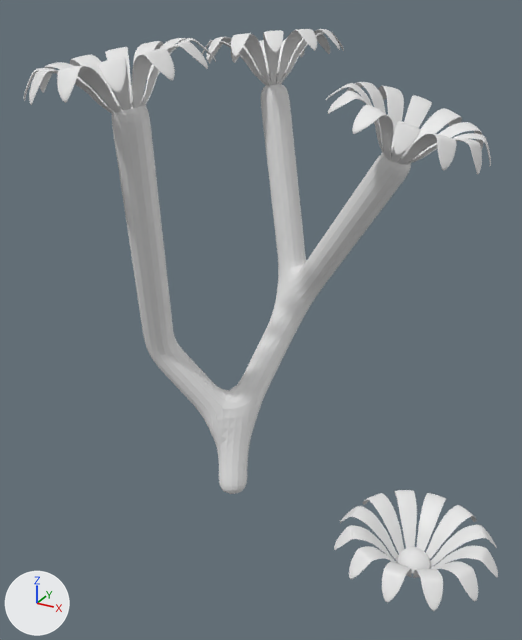
An edit to the Blender file 3d Models/Flower1.blend, drawn before and after from the same camera.
Both versions are drawn from a 50 mm lens placed at (4.97, -8.1, 7.21), pointed at (0.21, 0.55, 2.88). Every picture has the same lights, and +X, +Y and +Z are marked at lower left.

Objects in the first picture: 'Petal', 'Petal.001', 'Petal.002', 'Petal.003', 'Stalks'.
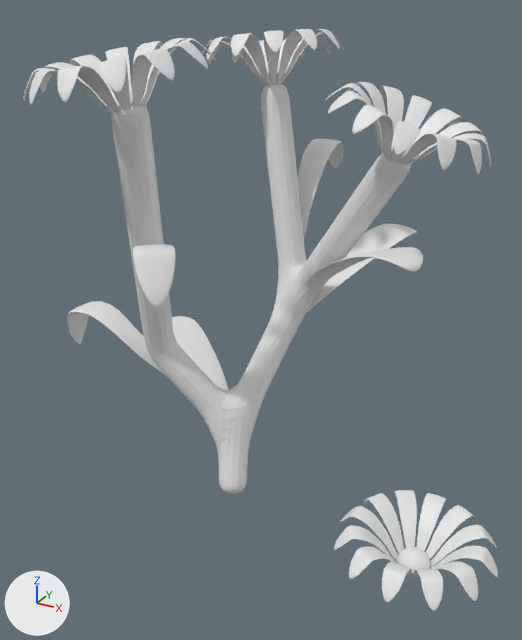
Location of each change, (x1, y1, x2, y2) in pixels of the pictures (522 x 640 px):
```json
{"object": "Leaf2", "change": "added", "after": [133, 244, 176, 309]}
{"object": "Leaf3", "change": "added", "after": [67, 301, 165, 375]}
{"object": "Leaf1", "change": "added", "after": [298, 139, 343, 238]}
{"object": "Circle.001", "change": "added", "after": [306, 224, 417, 313]}
{"object": "Circle.002", "change": "added", "after": [172, 316, 228, 390]}
{"object": "Circle", "change": "added", "after": [306, 247, 423, 285]}
```

Scene script edits in JSON lines:
```json
{"op": "add", "block": "me_circle_007", "code": ["me_circle_007 = bpy.data.meshes.new('Circle.007')", "me_circle_007.from_pydata(...)  # 32 vertices, 32 faces; spans x -0.43..2.18, y -0.45..0.45, z 0.0..1.45"]}
{"op": "add", "block": "me_circle_005", "code": ["me_circle_005 = bpy.data.meshes.new('Circle.005')", "me_circle_005.from_pydata(...)  # 64 vertices, 64 faces; spans x -3.1..0.06, y 1.74..3.72, z -0.88..1.3"]}
{"op": "add", "block": "me_circle_004", "code": ["me_circle_004 = bpy.data.meshes.new('Circle.004')", "me_circle_004.from_pydata(...)  # 64 vertices, 64 faces; spans x -1.11..-0.28, y 2.66..5.5, z 0.67..3.76"]}
{"op": "add", "block": "me_circle_001", "code": ["me_circle_001 = bpy.data.meshes.new('Circle.001')", "me_circle_001.from_pydata(...)  # 64 vertices, 64 faces; spans x -1.12..-0.29, y 2.97..5.49, z 0.45..3.8"]}
{"op": "add", "block": "ob_circle_002", "code": ["ob_circle_002 = bpy.data.objects.new('Circle.002', me_circle_007)", "ob_circle_002.location = (-2.08, 1.5, 0.57)", "ob_circle_002.rotation_euler = (0.0, 0.0, 5.726)  # degrees (0, 0, 328)", "_m = ob_circle_002.modifiers.new('Subdivision', 'SUBSURF')", "_m.levels = 2"]}
{"op": "add", "block": "ob_circle_001", "code": ["ob_circle_001 = bpy.data.objects.new('Circle.001', me_circle_007.copy())", "ob_circle_001.location = (1.14, 3.78, 2.17)", "ob_circle_001.rotation_euler = (0.0, 0.0, 4.172)  # degrees (0, 0, 239)", "_m = ob_circle_001.modifiers.new('Subdivision', 'SUBSURF')", "_m.levels = 2"]}
{"op": "add", "block": "ob_leaf3", "code": ["ob_leaf3 = bpy.data.objects.new('Leaf3', me_circle_005)", "ob_leaf3.location = (-3.84, 0.91, 1.95)", "ob_leaf3.rotation_euler = (0.0, 0.0, 3.831)  # degrees (0, 0, 220)", "ob_leaf3.scale = (0.678, 0.678, 0.678)", "_m = ob_leaf3.modifiers.new('Subdivision', 'SUBSURF')", "_m.levels = 2"]}
{"op": "add", "block": "ob_leaf2", "code": ["ob_leaf2 = bpy.data.objects.new('Leaf2', me_circle_004)", "ob_leaf2.location = (-2.71, 0.91, 1.95)", "ob_leaf2.rotation_euler = (0.0, 0.0, 3.831)  # degrees (0, 0, 220)", "ob_leaf2.scale = (0.678, 0.678, 0.678)", "_m = ob_leaf2.modifiers.new('Subdivision', 'SUBSURF')", "_m.levels = 2"]}
{"op": "add", "block": "ob_circle", "code": ["ob_circle = bpy.data.objects.new('Circle', me_circle_007.copy())", "ob_circle.location = (2.11, 0.84, 2.74)", "ob_circle.rotation_euler = (0.0, 0.0, 2.574)  # degrees (0, 0, 147)", "_m = ob_circle.modifiers.new('Subdivision', 'SUBSURF')", "_m.levels = 2"]}
{"op": "add", "block": "ob_leaf1", "code": ["ob_leaf1 = bpy.data.objects.new('Leaf1', me_circle_001)", "ob_leaf1.location = (0.34, 0.25, 2.51)", "ob_leaf1.scale = (0.678, 0.678, 0.678)", "_m = ob_leaf1.modifiers.new('Subdivision', 'SUBSURF')", "_m.levels = 2"]}
```
